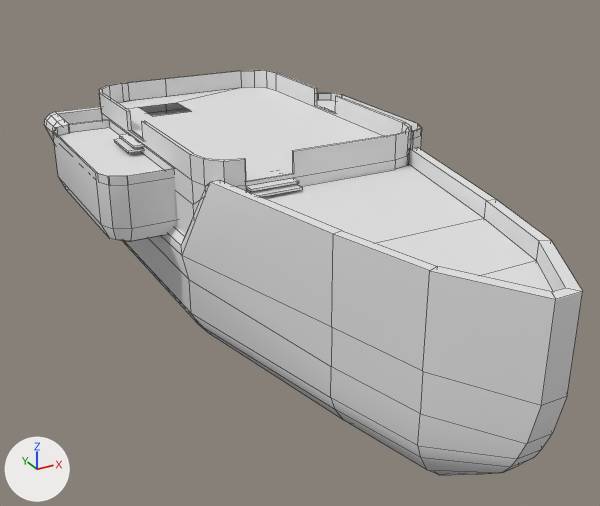
Before and after pictures for a commit that changed the Blender file ships/hulls/hull_tuga.blend.
Camera for both pictures: a 50 mm camera at (-15.6, -32.5, 13.0) aimed at (1.1, -2.1, -2.1). Every picture has the same lights, and +X, +Y and +Z are marked at lower left. The older version comes first. Mesh edges are drawn as thin lines.

Names of what the first picture shows: 'Cube.020', 'Cube.022', 'Deck', 'HullRefined', 'HullRefined.001' and 2 more.
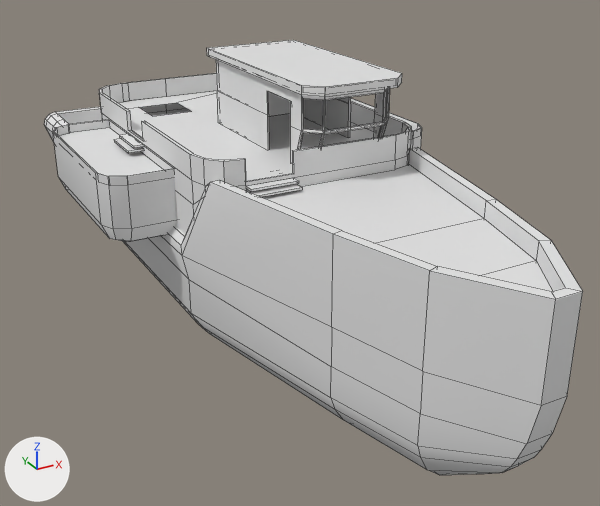
ob_cube_025 is not drawn itself; it is used by a modifier of ob_cockpit.
ob_cube_026 is not drawn itself; it is used by a modifier of ob_cockpit.
ob_cube_027 is not drawn itself; it is used by a modifier of ob_cockpit.

What changed in the scene script:
```text
Change me_cube_035:
    used by ob_hullrefined_001; parent = ob_hull; location = (0.0, 0.0, 0.0)
    verts and faces of me_cube_035; kept vertices keep their numbers, new ones are numbered from 110
    before: 106 (-0.99, 0.01, 1.32), 108 (-0.99, 0.01, 4.02)
    before: 107 (-3.0, 0.01, 1.32), 109 (-3.0, 0.01, 4.02)
    remove me_cube_035.from_pydata(...)  # 110 vertices, 90 faces; spans x -4.85..4.85, y -14.0..0.7, z 1.32..6.0
    add me_cube_035.from_pydata(...)  # 114 vertices, 92 faces; spans x -4.85..4.85, y -14.0..0.7, z 1.32..6.0
    me_cube_035 part 1
    add verts[110] = (-0.35, 0.01, 1.32)
    add verts[112] = (-0.35, 0.01, 4.02)
    add faces += [(106, 110, 112, 108)]
    me_cube_035 part 2
    add verts[111] = (-3.64, 0.01, 1.32)
    add verts[113] = (-3.64, 0.01, 4.02)
    add faces += [(107, 109, 113, 111)]
Add me_cube_048:
    me_cube_048.from_pydata(...)  # a box spanning x 1.6..2.39, y -1.0..1.0, z -1.48..1.0
Add me_cube_049:
    me_cube_049.from_pydata(...)  # 16 vertices, 12 faces; spans x 1.3..2.14, y -2.6..-1.4, z -1.19..1.28
Add me_cube_050:
    me_cube_050.from_pydata(...)  # 16 vertices, 12 faces; spans x -1.31..1.31, y -2.68..-1.91, z -1.18..1.27
Add me_cube_012:
    me_cube_012.from_pydata(...)  # 30 vertices, 21 faces; spans x -2.23..2.23, y -5.01..4.45, z -1.5..1.87
Add ob_cube_027:
    ob_cube_027 = bpy.data.objects.new('Cube.027', me_cube_048)
    ob_cube_027.parent = ob_cockpit
    ob_cube_027.matrix_parent_inverse = Matrix(((1.0, 0.0, 0.0, -0.167), (0.0, 1.0, 0.0, 12.04), (0.0, 0.0, 1.0, -3.999), (0.0, 0.0, 0.0, 1.0)))
    ob_cube_027.location = (0.0323, -14.09, 3.974)
    ob_cube_027.visible_camera = False
    ob_cube_027.visible_diffuse = False
    ob_cube_027.visible_glossy = False
    ob_cube_027.visible_transmission = False
    _m = ob_cube_027.modifiers.new('Mirror', 'MIRROR')
    ob_cube_027.hide_render = True
Add ob_cockpit:
    ob_cockpit = bpy.data.objects.new('Cockpit', me_cube_012)
    ob_cockpit.parent = ob_hull
    ob_cockpit.matrix_parent_inverse = Matrix(((1.0, 0.0, 0.0, 0.0), (0.0, 1.0, 0.0, -8.0), (0.0, 0.0, 1.0, 2.0), (0.0, 0.0, 0.0, 1.0)))
    ob_cockpit.location = (1.251, -1.622, 4.596)
    _m = ob_cockpit.modifiers.new('Solidify', 'SOLIDIFY')
    _m.thickness = 0.1
    _m = ob_cockpit.modifiers.new('BTool_Cube', 'BOOLEAN')
    _m.object = ob_cube_027
    _m = ob_cockpit.modifiers.new('BTool_Cube.002', 'BOOLEAN')
    _m.object = ob_cube_025
    _m = ob_cockpit.modifiers.new('BTool_Cube.001', 'BOOLEAN')
    _m.object = ob_cube_026
Add ob_cube_026:
    ob_cube_026 = bpy.data.objects.new('Cube.026', me_cube_049)
    ob_cube_026.parent = ob_cockpit
    ob_cube_026.matrix_parent_inverse = Matrix(((1.0, 0.0, 0.0, -0.167), (0.0, 1.0, 0.0, 12.04), (0.0, 0.0, 1.0, -3.999), (0.0, 0.0, 0.0, 1.0)))
    ob_cube_026.location = (0.169, -14.09, 3.974)
    ob_cube_026.visible_camera = False
    ob_cube_026.visible_diffuse = False
    ob_cube_026.visible_glossy = False
    ob_cube_026.visible_transmission = False
    _m = ob_cube_026.modifiers.new('Mirror', 'MIRROR')
    ob_cube_026.hide_render = True
Add ob_cube_025:
    ob_cube_025 = bpy.data.objects.new('Cube.025', me_cube_050)
    ob_cube_025.parent = ob_cockpit
    ob_cube_025.matrix_parent_inverse = Matrix(((1.0, 0.0, 0.0, -0.167), (0.0, 1.0, 0.0, 12.04), (0.0, 0.0, 1.0, -3.999), (0.0, 0.0, 0.0, 1.0)))
    ob_cube_025.location = (0.16, -14.09, 3.974)
    ob_cube_025.visible_camera = False
    ob_cube_025.visible_diffuse = False
    ob_cube_025.visible_glossy = False
    ob_cube_025.visible_transmission = False
    ob_cube_025.hide_render = True
```

Boxes [x1, y1, x2, y2] around the edits, measured in the pictures (600 x 506 px):
'HullRefined.001', reshaped
    before: [99, 70, 412, 235]
    after: [99, 73, 412, 235]
'Cockpit', added
    after: [207, 40, 402, 164]
